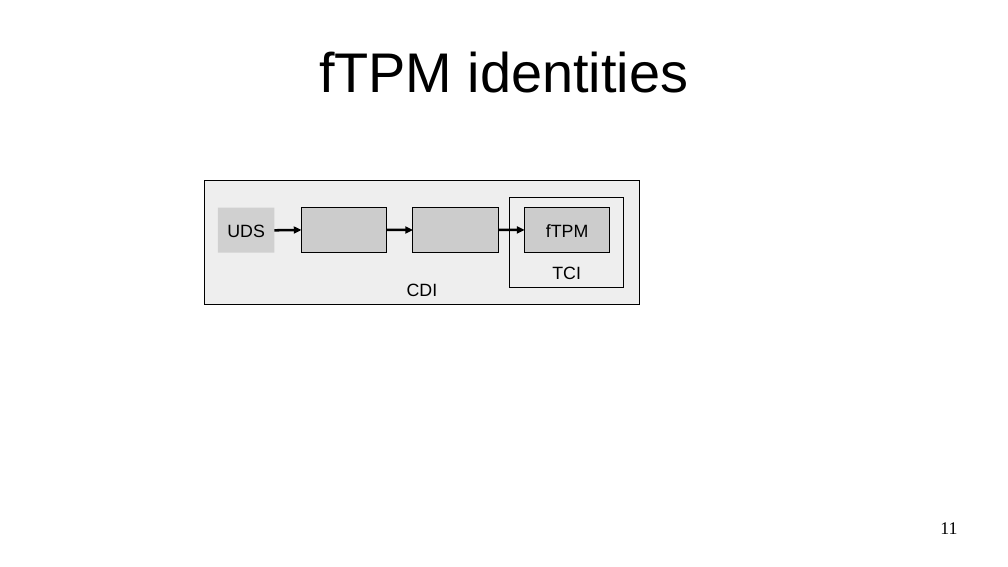
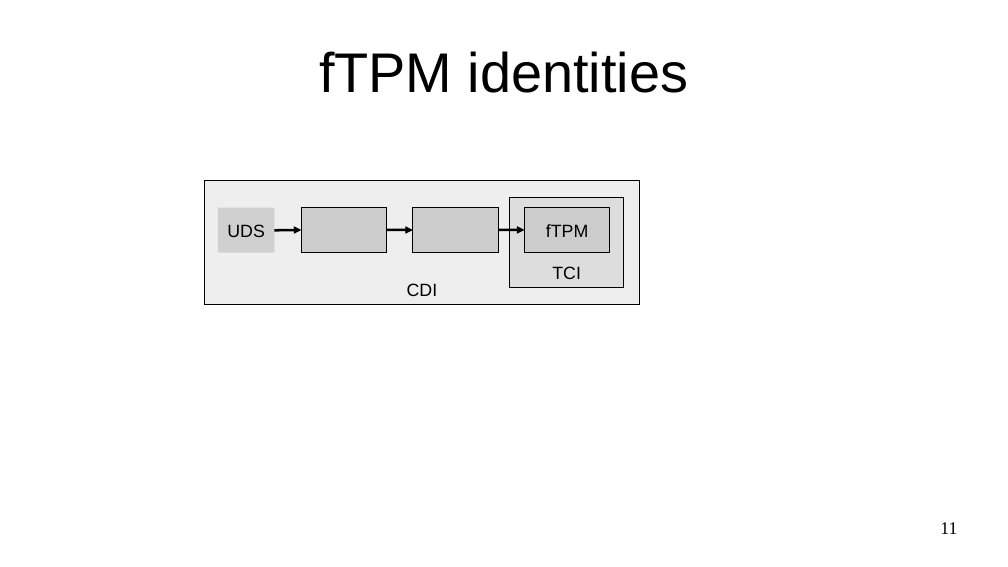
Before and after one commit to akorb/master-thesis, a slide deck: slide 11 of presentation.odp. Drawn at 1008x567 pixels with LibreOffice and Linux fonts; fonts in the diff are those of the drawing; grey boxes stand for pictures. Boxes give left, top, right and bottom in pixels: in the first picture for what was removed or moved away, otherwise in the second. Text is boxed around its words. In the diff, an @@ line names an element or a change of style, - is before the commit and + after.

```diff
--- a/presentation.odp
+++ b/presentation.odp
@@ rectangle "TCI" at bbox=[509, 198, 624, 288]: fill none to #DDDDDD @@
```
Also in this commit, not shown: 1 slide added, 5 other files.
